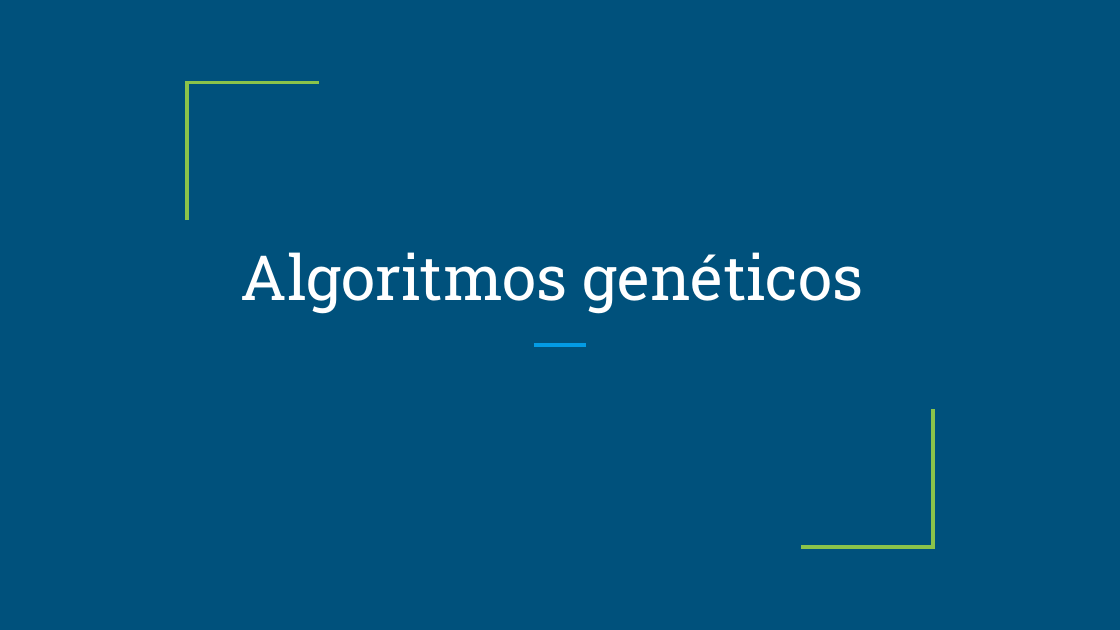
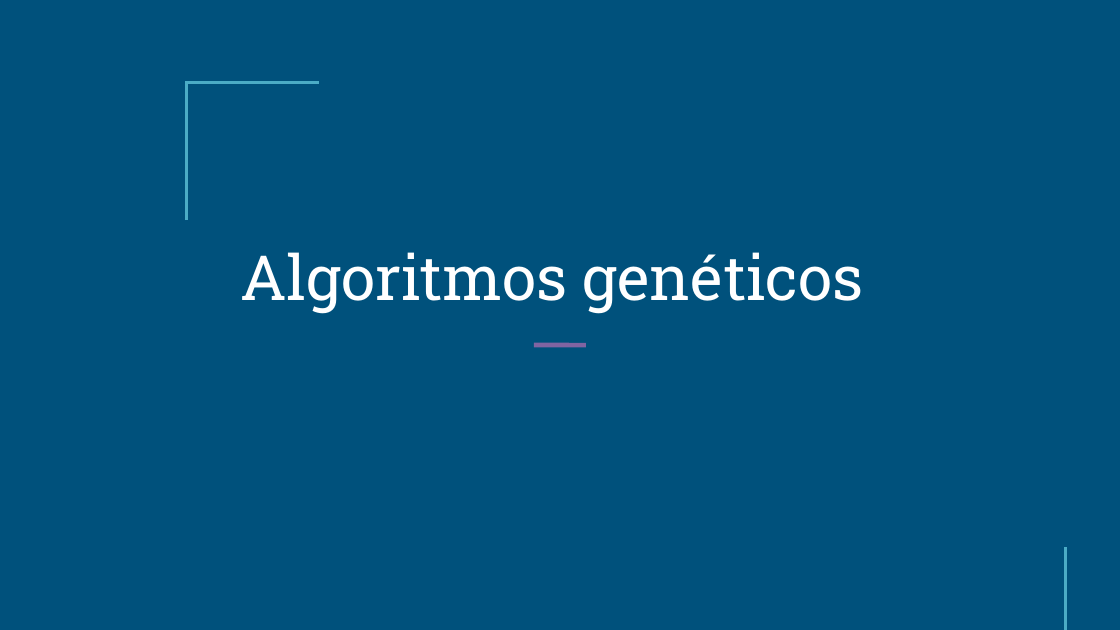
Before and after one commit to sebas-mora28/Algoritmos-Estructuras-Datos-II, a slide deck: slide 3 of Diseño-Algoritmos/Programación-Dinámica/Experiencia.pptx. Drawn at 1120x630 pixels with LibreOffice and Linux fonts; fonts in the diff are those of the drawing. Boxes give left, top, right and bottom in pixels: in the first picture for what was removed or moved away, otherwise in the second. Text is boxed around its words. In the diff, an @@ line names an element or a change of style, - is before the commit and + after.

```diff
--- a/Diseño-Algoritmos/Programación-Dinámica/Experiencia.pptx
+++ b/Diseño-Algoritmos/Programación-Dinámica/Experiencia.pptx
@@ freeform shape at (x1=187, y1=83, x2=319, y2=221): outline #8BC34A 2.25 pt to #4BACC6 2.24 pt @@
@@ line removed from (534, 345) to (586, 345) @@
@@ freeform shape added at (x1=534, y1=345, x2=586, y2=345), outline #8064A2 3 pt @@
@@ freeform shape removed at (x1=801, y1=410, x2=933, y2=548) @@
@@ freeform shape added at (x1=933, y1=548, x2=1065, y2=630), outline #4BACC6 2.24 pt @@
```
Also in this commit, not shown: 3 other slides changed, 1 other file.
